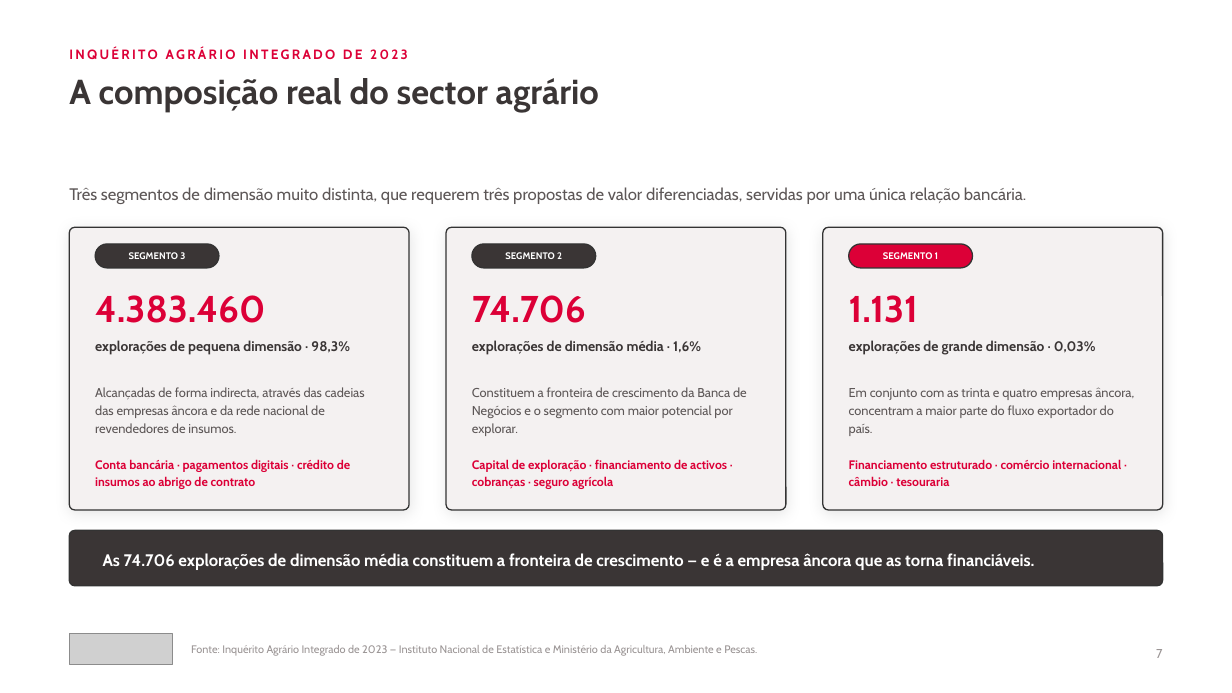
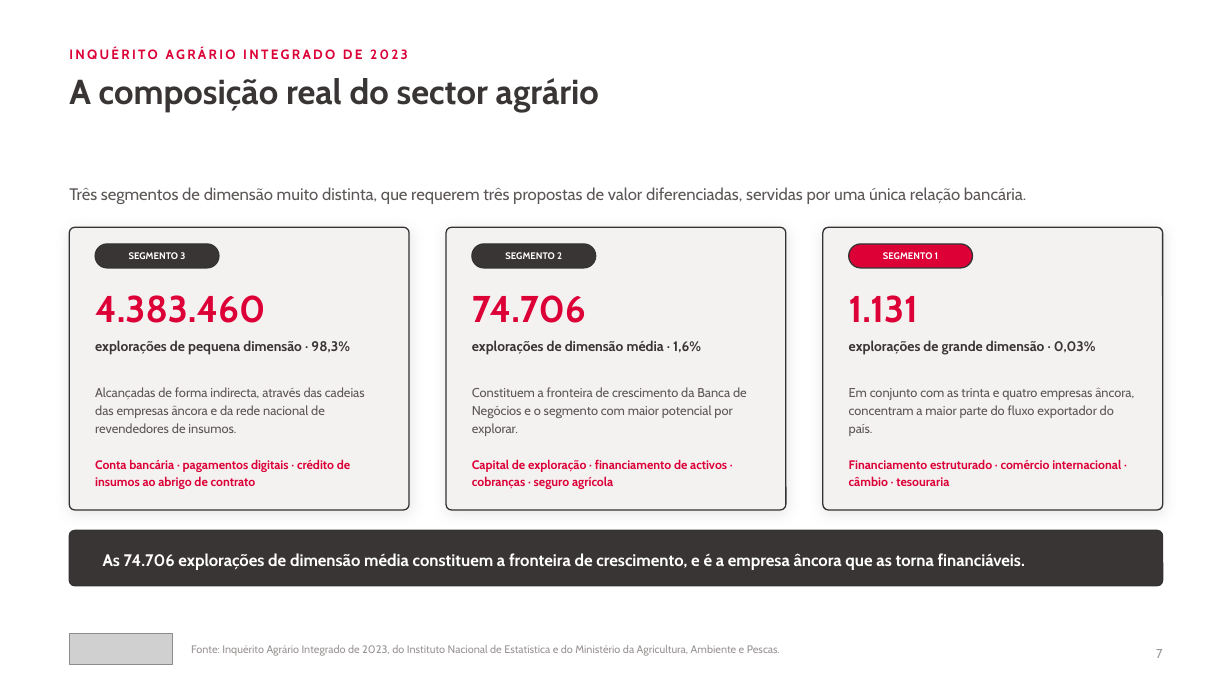
Before and after one commit to timoteomirolejr-hue/momo, a slide deck: slide 7 of cvp-agronegocios/CVP_Agronegocios_Absa_Mocambique_2026.pptx. Drawn at 1232x693 pixels with LibreOffice and Linux fonts; fonts in the diff are those of the drawing; grey boxes stand for pictures. Boxes give left, top, right and bottom in pixels: in the first picture for what was removed or moved away, otherwise in the second. Text is boxed around its words. In the diff, an @@ line names an element or a change of style, - is before the commit and + after.

```diff
--- a/cvp-agronegocios/CVP_Agronegocios_Absa_Mocambique_2026.pptx
+++ b/cvp-agronegocios/CVP_Agronegocios_Absa_Mocambique_2026.pptx
@@ text at [103,553,1025,570]: text changed @@
-As 74.706 explorações de dimensão média constituem a fronteira de crescimento — e é a empresa âncora que as torna financiáveis.
+As 74.706 explorações de dimensão média constituem a fronteira de crescimento, e é a empresa âncora que as torna financiáveis.
@@ text at [191,645,780,656]: text changed @@
-Fonte: Inquérito Agrário Integrado de 2023 — Instituto Nacional de Estatística e Ministério da Agricultura, Ambiente e Pescas.
+Fonte: Inquérito Agrário Integrado de 2023, do Instituto Nacional de Estatística e do Ministério da Agricultura, Ambiente e Pescas.
```
Also in this commit, not shown: 7 other slides changed, 1 other file.
